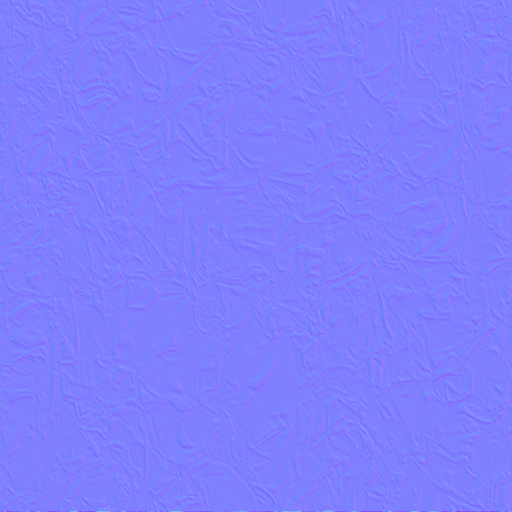
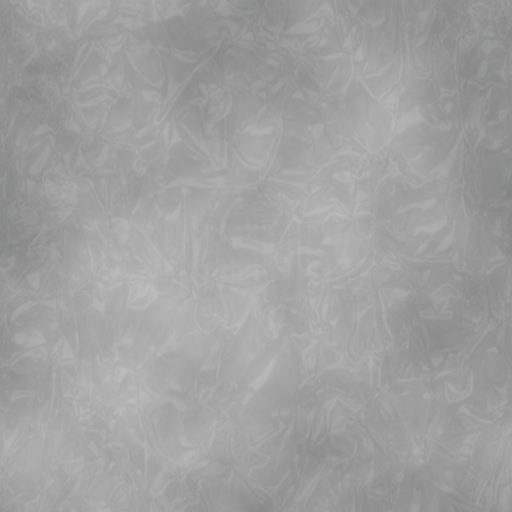
Layer changes from the first 512 x 512 image to the second:
hid "NormalMap" over [left=0, top=0, right=512, bottom=512]
"Diffuse": opacity 100% → 60%, painted on it over [left=0, top=0, right=512, bottom=512]
